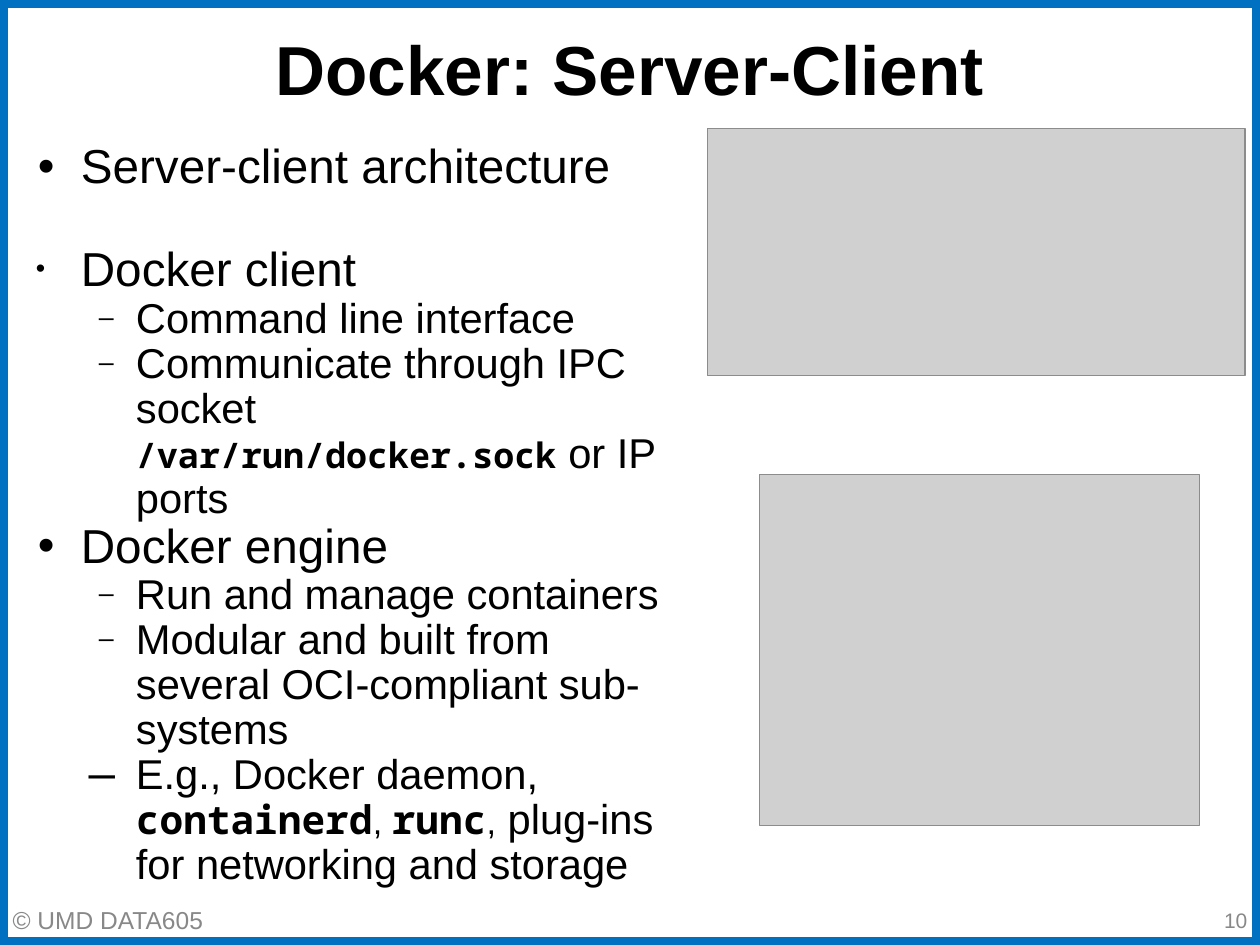
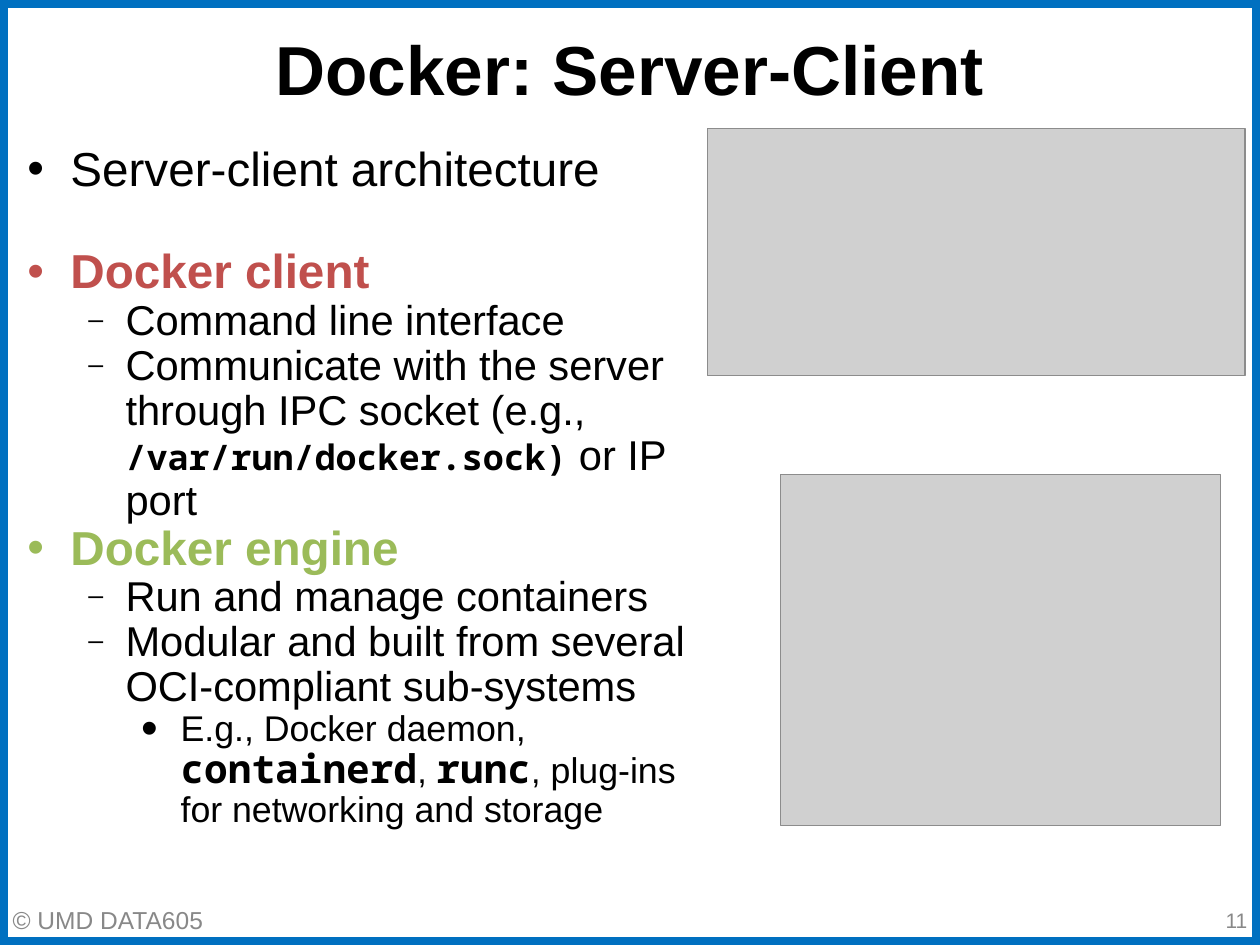
Before and after one commit to gpsaggese/umd_data605, a slide deck: slide 11 of lectures/02.2 - Docker DevOps.pptx (slide 10 before the commit). Drawn at 1260x945 pixels with LibreOffice and Linux fonts; fonts in the diff are those of the drawing; grey boxes stand for pictures. Boxes give left, top, right and bottom in pixels: in the first picture for what was removed or moved away, otherwise in the second. Text is boxed around its words. In the diff, an @@ line names an element or a change of style, - is before the commit and + after.

```diff
--- a/lectures/02.2 - Docker DevOps.pptx
+++ b/lectures/02.2 - Docker DevOps.pptx
@@ text "Server-client architecture": place and size @@
-text "Server-client architecture" at [81,148,659,880]
+text "Server-client architecture" at [70,151,685,829]
@@ text at [70,253,676,829]: text colour #000000 to #C0504D in "Docker client"; bold on in "Docker client", "Docker engine"; text colour #000000 to #9BBB59 in "Docker engine"; size 23.8 to 20.4 pt in "E.g., Docker daemon, plug-ins for networking and ..."; indent changed; bullet colour #000000 to #C0504D; bullet colour #000000 to #9BBB59; bullet – to •; list level 2 to 3 in "E.g., Docker daemon, containerd, runc, ..." @@
@@ text at [126,349,666,523]: text changed @@
-  – Communicate through IPC socket /var/run/docker.sock or IP ports
+  – Communicate with the server through IPC socket (e.g., /var/run/docker.sock) or IP port
@@ picture: place and size @@
-picture at [760,475,1200,825]
+picture at [780,475,1220,825]
@@ page number at [1226,913,1248,928]: text changed @@
-10
+11
```
Also in this commit, not shown: 20 other slides changed, 2 slides added, 3 slides removed, 3 other files.
